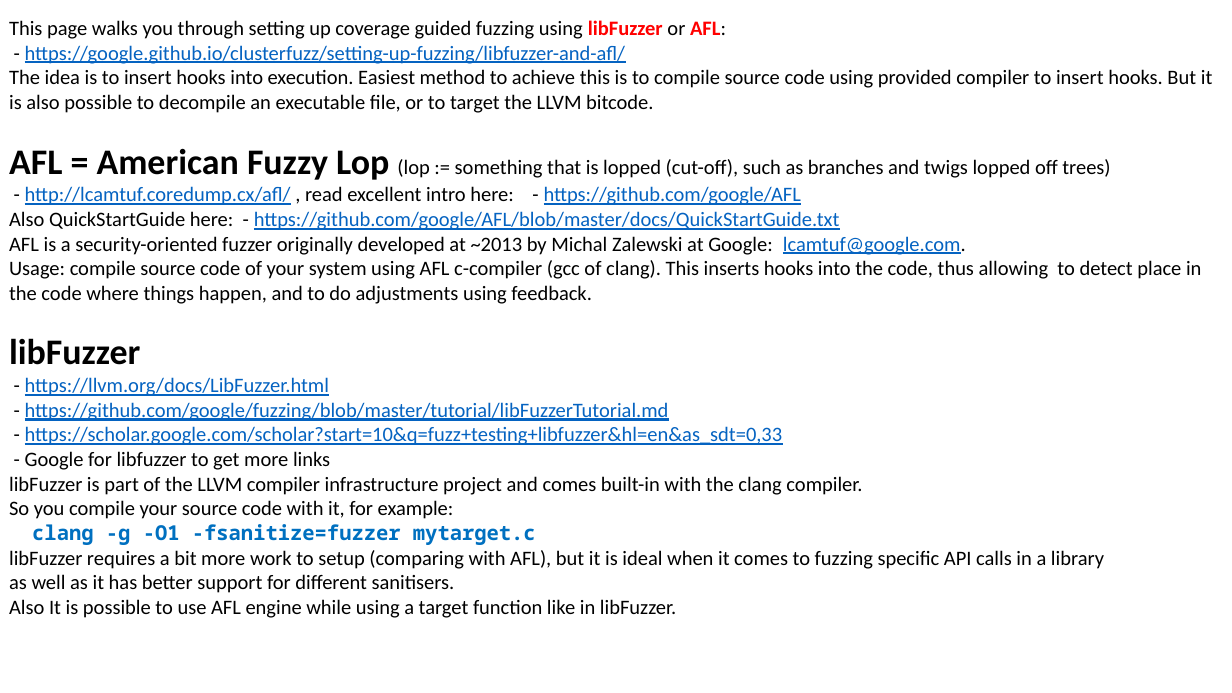
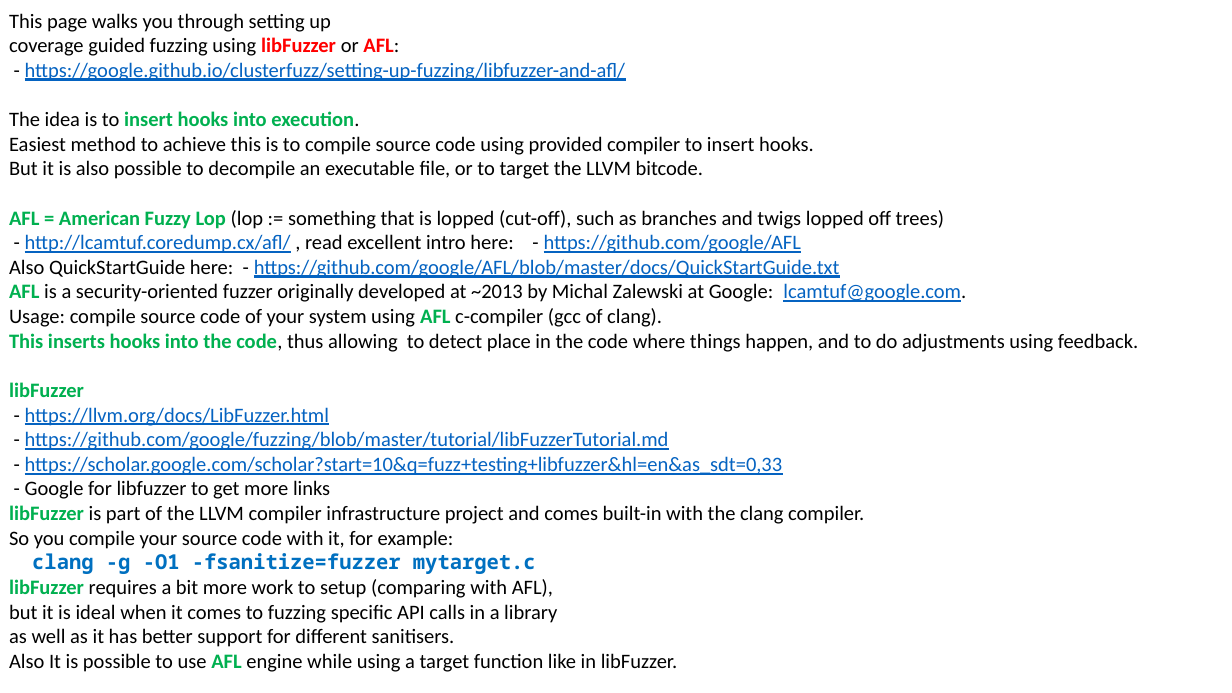
Before and after one commit to lselector/ml_ai_doc, a slide deck: slide 3 of fuzzing.pptx. Drawn at 1232x693 pixels with LibreOffice and Linux fonts; fonts in the diff are those of the drawing. Boxes give left, top, right and bottom in pixels: in the first picture for what was removed or moved away, otherwise in the second. Text is boxed around its words. In the diff, an @@ line names an element or a change of style, - is before the commit and + after.

```diff
--- a/fuzzing.pptx
+++ b/fuzzing.pptx
@@ text "This page walks you through ...": place and size @@
-text "This page walks you through ..." at [9,20,1213,618]
+text "This page walks you through ..." at [9,13,1139,672]
@@ text at [9,13,399,56]: text changed @@
-This page walks you through setting up coverage guided fuzzing using libFuzzer or AFL:
+This page walks you through setting up
+coverage guided fuzzing using libFuzzer or AFL:
@@ text at [9,111,814,179]: text changed @@
-The idea is to insert hooks into execution. Easiest method to achieve this is to compile source code using provided compiler to insert hooks. But it is also possible to decompile an executable file, or to target the LLVM bitcode.
+The idea is to insert hooks into execution.
+Easiest method to achieve this is to compile source code using provided compiler to insert hooks.
+But it is also possible to decompile an executable file, or to target the LLVM bitcode.
@@ text at [9,210,966,672]: size 28 to 16 pt in "AFL = American Fuzzy Lop", "libFuzzer"; text colour #000000 to #00B050 in "AFL = American Fuzzy Lop", "AFL", "libFuzzer", "libFuzzer" and 1 more places; bold on in "AFL", "libFuzzer", "AFL" @@
@@ text at [9,308,1139,352]: text changed @@
-Usage: compile source code of your system using AFL c-compiler (gcc of clang). This inserts hooks into the code, thus allowing to detect place in the code where things happen, and to do adjustments using feedback.
+Usage: compile source code of your system using AFL c-compiler (gcc of clang).
+This inserts hooks into the code, thus allowing to detect place in the code where things happen, and to do adjustments using feedback.
@@ text at [9,579,557,623]: text changed @@
-libFuzzer requires a bit more work to setup (comparing with AFL), but it is ideal when it comes to fuzzing specific API calls in a library
+libFuzzer requires a bit more work to setup (comparing with AFL),
+but it is ideal when it comes to fuzzing specific API calls in a library
```
Also in this commit, not shown: 6 other slides changed.
